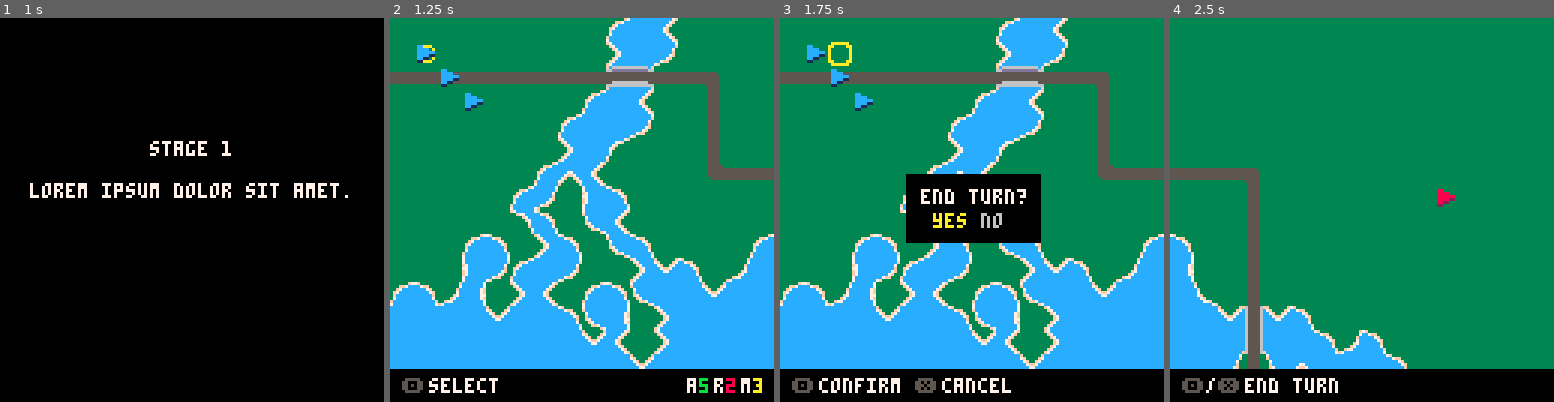
Above: before the commit, frames 1-4 (left to right).
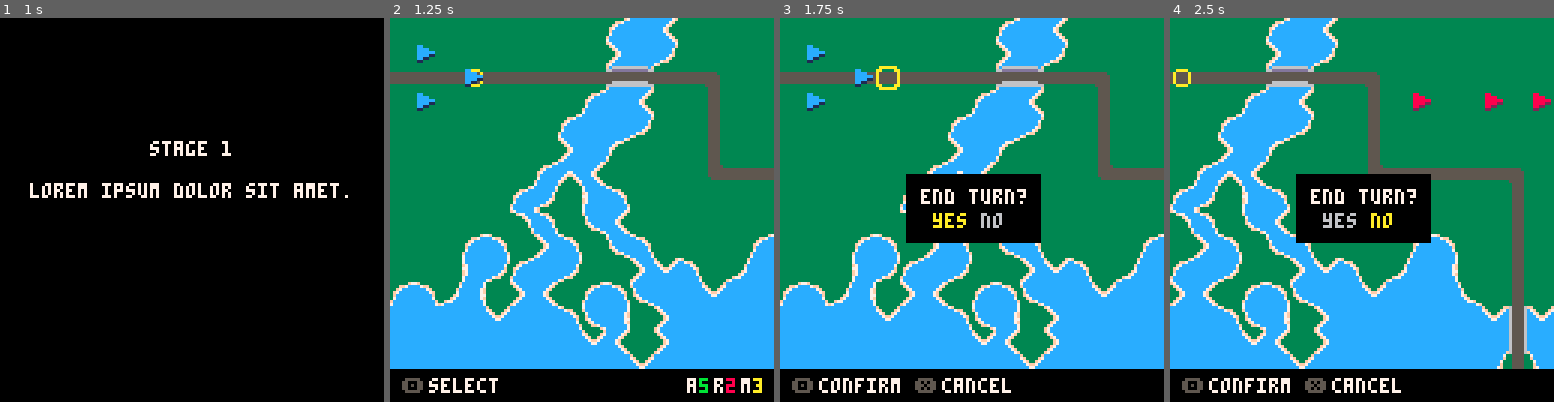
Above: after the commit, the same moments.

Repository: chrisallenlane/balance-of-power
Game: PICO-8 cartridge balance-of-power.p8
The game is run twice, just before and just after one commit, with the same random seed, the same clock (stepped at 60 frames per second) and the same inputs.
Inputs:
- Up to frame 1 (1 s): tap X (X key) at 0.33 s; tap O (Z key) at 0.7 s
- Up to frame 2 (1.25 s): tap X (X key) at 1.07 s
- Up to frame 3 (1.75 s): hold Right from 1.6 s (still down); tap O (Z key) at 1.7 s
- Up to frame 4 (2.5 s): tap X (X key) at 1.85 s; release Right at 2.1 s; tap O (Z key) at 2.1 s; hold Up 2.15-2.42 s; hold Right from 2.47 s (still down)

Frame 1 is identical in both runs. In frame 2, 0.7% of the frame differs, in the area x 7-25%, y 7-25%; in frame 3, 0.9%; in frame 4, 42%, in the area x 0-100%, y 0-98%.

Commit message:
chore: add units to stage 1
- Add more enemy units to stage 1

- Change unit formations

Diff:
--- a/stage/1.lua
+++ b/stage/1.lua
@@ -12,10 +12,15 @@
     cell = {x = 0, y = 0, w = 32, h = 16},
 
     units = {
+      Unit:new({player = 1, cell = {x = 3, y = 2}}),
       Unit:new({player = 1, cell = {x = 1, y = 1}}),
-      Unit:new({player = 1, cell = {x = 2, y = 2}}),
-      Unit:new({player = 1, cell = {x = 3, y = 3}}),
-      Unit:new({player = 2, cell = {x = 28, y = 7}}),
+      Unit:new({player = 1, cell = {x = 1, y = 3}}),
+
+      Unit:new({player = 2, cell = {x = 16, y = 3}}),
+      Unit:new({player = 2, cell = {x = 18, y = 3}}),
+      Unit:new({player = 2, cell = {x = 20, y = 3}}),
+      Unit:new({player = 2, cell = {x = 22, y = 3}}),
+      Unit:new({player = 2, cell = {x = 24, y = 3}}),
     },
   }
 end)
